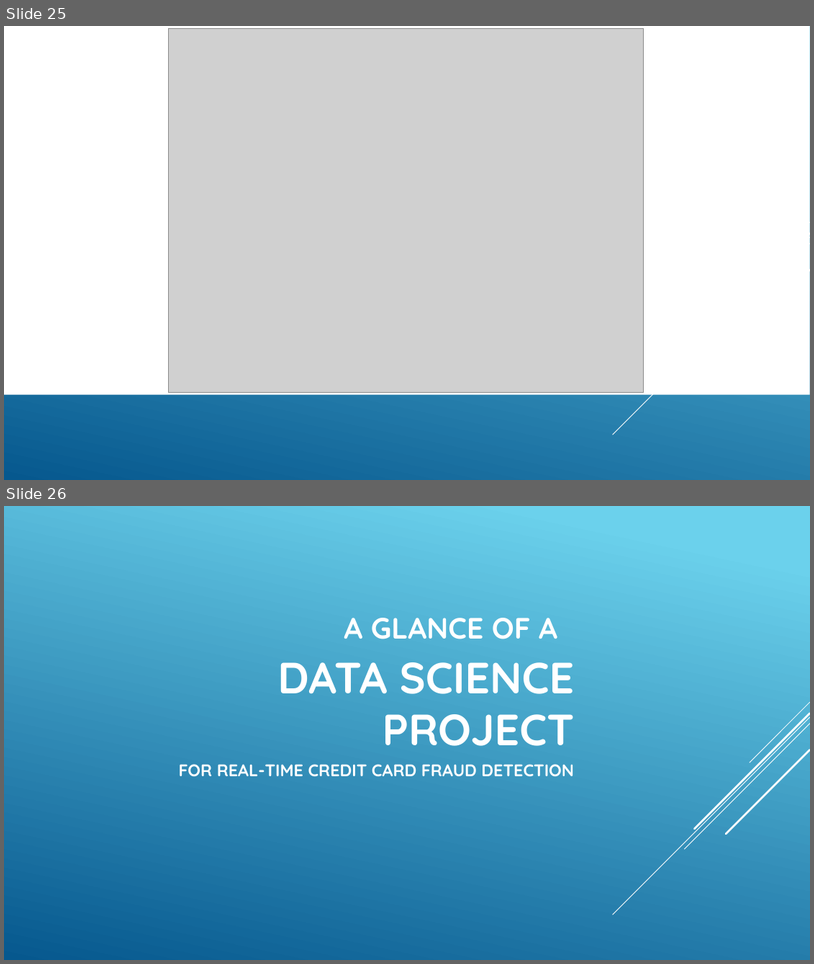
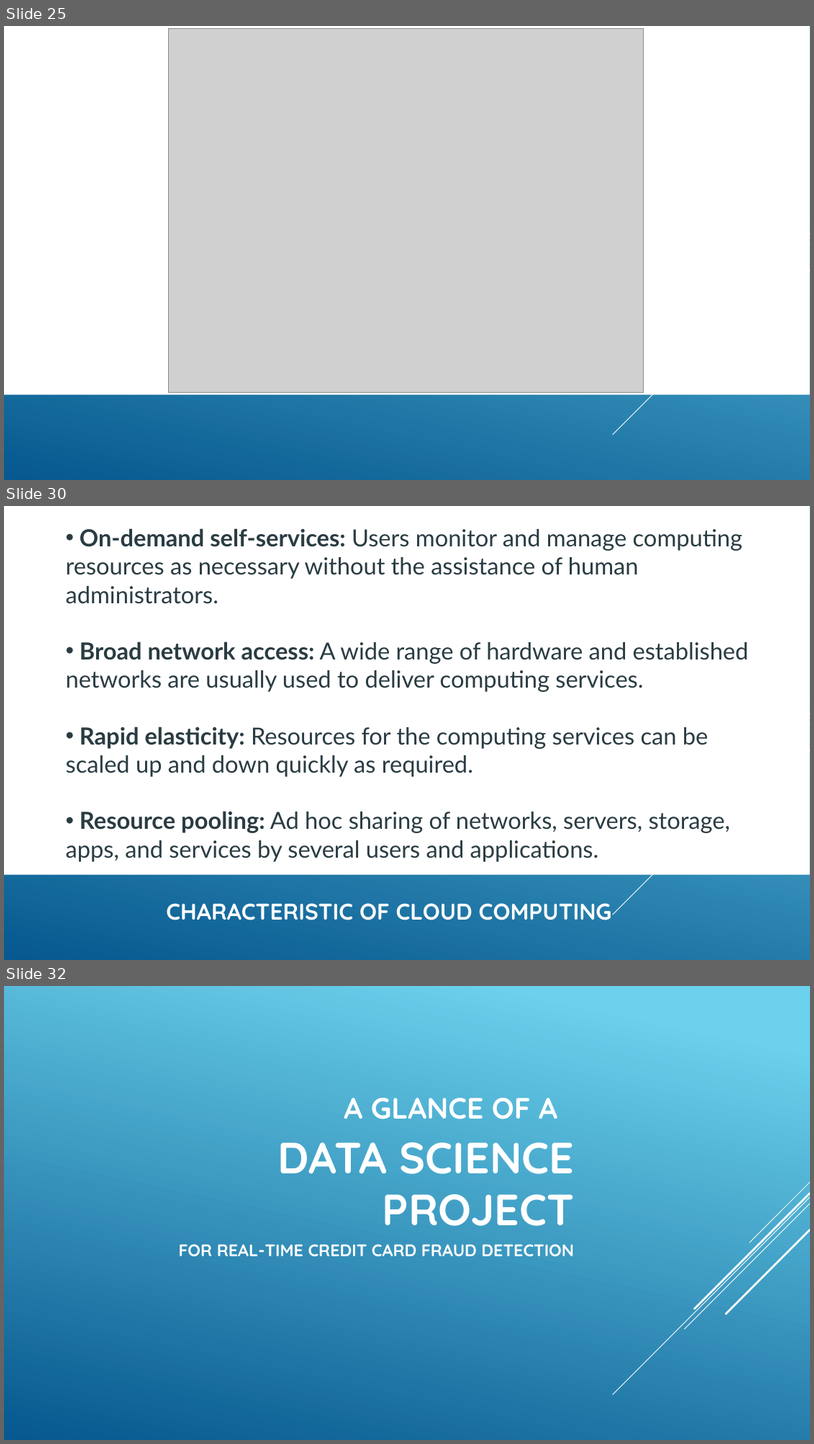
Before and after one commit to pengdsci/STA551, a slide deck: w01/What-is-data-sience.pptx. Shown one above the other, each under a label of ours: slides 25 and 26 before the commit, slides 25, 30 and 32 after it; the slides between them are not shown. The pictures are 814x964 and 814x1444 pixels, drawn with LibreOffice and Linux fonts; fonts in the diff are those of the drawing; grey boxes stand for pictures. Boxes give left, top, right and bottom in pixels: in the first picture for what was removed or moved away, otherwise in the second. Text is boxed around its words. In the diff, an @@ line names an element or a change of style, - is before the commit and + after.

```diff
--- a/w01/What-is-data-sience.pptx
+++ b/w01/What-is-data-sience.pptx
@@ slide 30 added at <box>4,506,810,960</box>, background gradient #6ED2EB to #06588E @@
@@ snip rect added at <box>4,506,810,875</box>, fill #FFFFFF @@
@@ text added at <box>66,528,749,862</box>, 28 pt, text #2A3C42 @@
+• On-demand self-services: Users monitor and manage computing resources as necessary without the assistance of human administrators.
+• Broad network access: A wide range of hardware and established networks are usually used to deliver computing services.
+• Rapid elasticity: Resources for the computing services can be scaled up and down quickly as required.
+• Resource pooling: Ad hoc sharing of networks, servers, storage, apps, and services by several users and applications.
@@ rectangle added at <box>640,548,684,577</box>, fill #FFFFFF @@
@@ group added at <box>613,702,810,914</box>: 5 lines @@
@@ text added at <box>166,903,612,920</box>, 27.1 pt, text #FFFFFF, bold @@
+CHARACTERISTIC OF CLOUD COMPUTING
@@ what was slide 26 is now slide 32 @@
```
Also in this commit, not shown: 5 other slides added, 1 other file.
